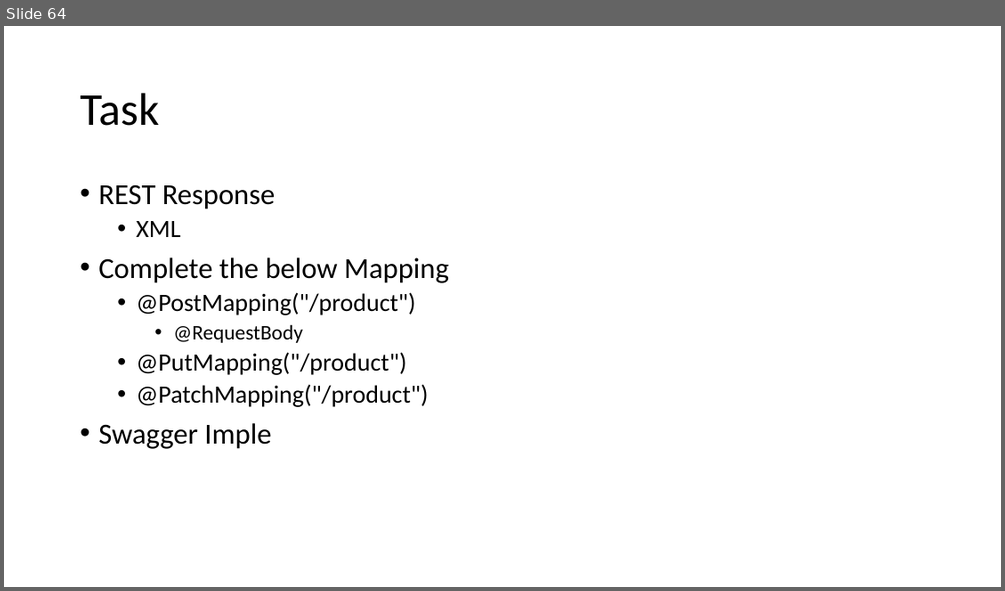
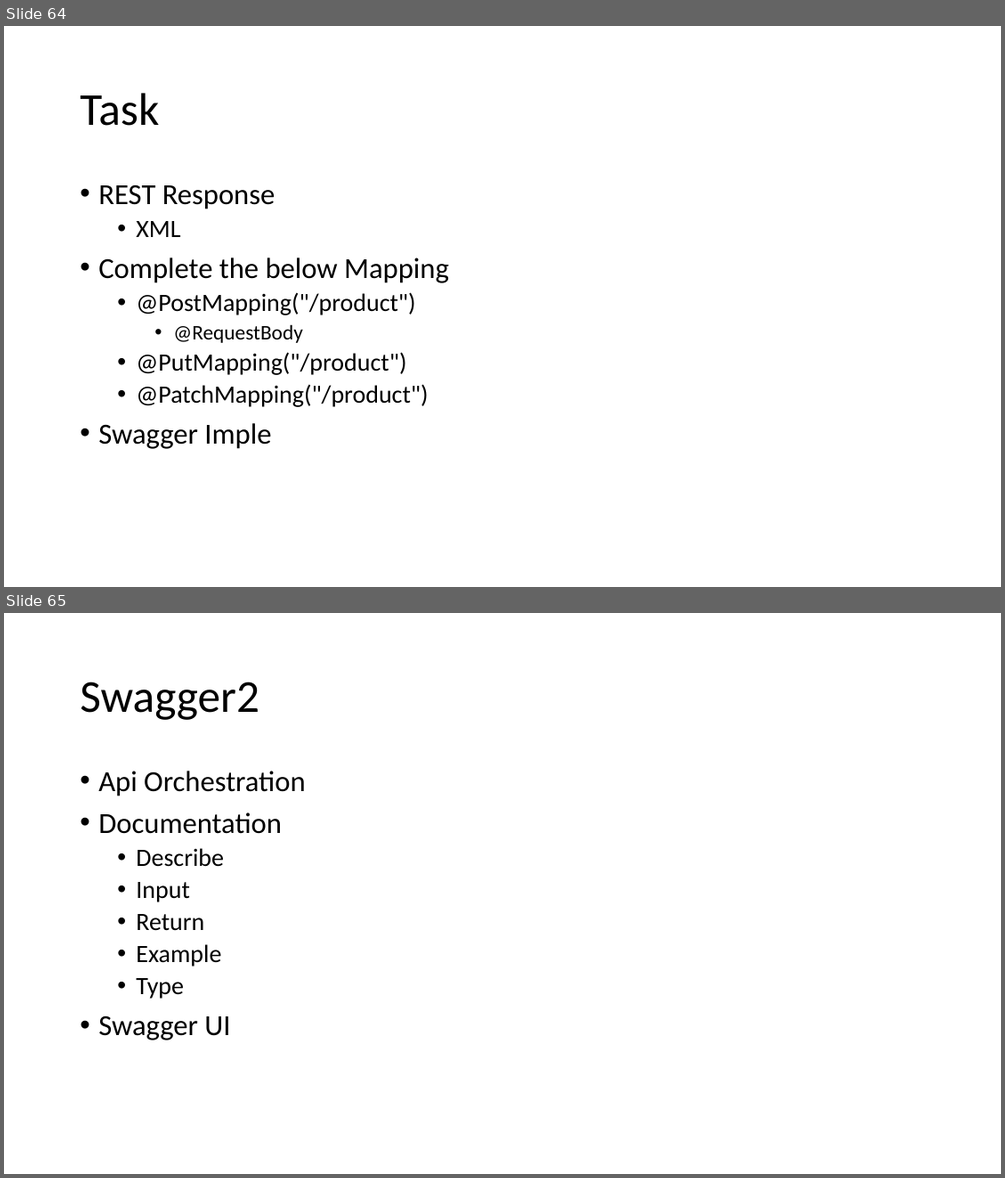
Before and after one commit to priyangm/pod_trg, a slide deck: Finishing School.pptx. Shown one above the other, each under a label of ours: slide 64 before the commit, slides 64 and 65 after it. The pictures are 1005x591 and 1005x1178 pixels, drawn with LibreOffice and Linux fonts; fonts in the diff are those of the drawing. Boxes give left, top, right and bottom in pixels: in the first picture for what was removed or moved away, otherwise in the second. Text is boxed around its words. In the diff, an @@ line names an element or a change of style, - is before the commit and + after.

```diff
--- a/Finishing School.pptx
+++ b/Finishing School.pptx
@@ slide 65 added at [4, 613, 1001, 1174], background #FFFFFF @@
@@ title added at [80, 682, 259, 720], 44 pt, text #000000 @@
+Swagger2
@@ text added at [98, 771, 306, 1040], 28 pt, text #000000 @@
+• Api Orchestration
+• Documentation
+  • Describe
+  • Input
+  • Return
+  • Example
+  • Type
+• Swagger UI
```
Also in this commit, not shown: 5 other slides added, 1 other file.
